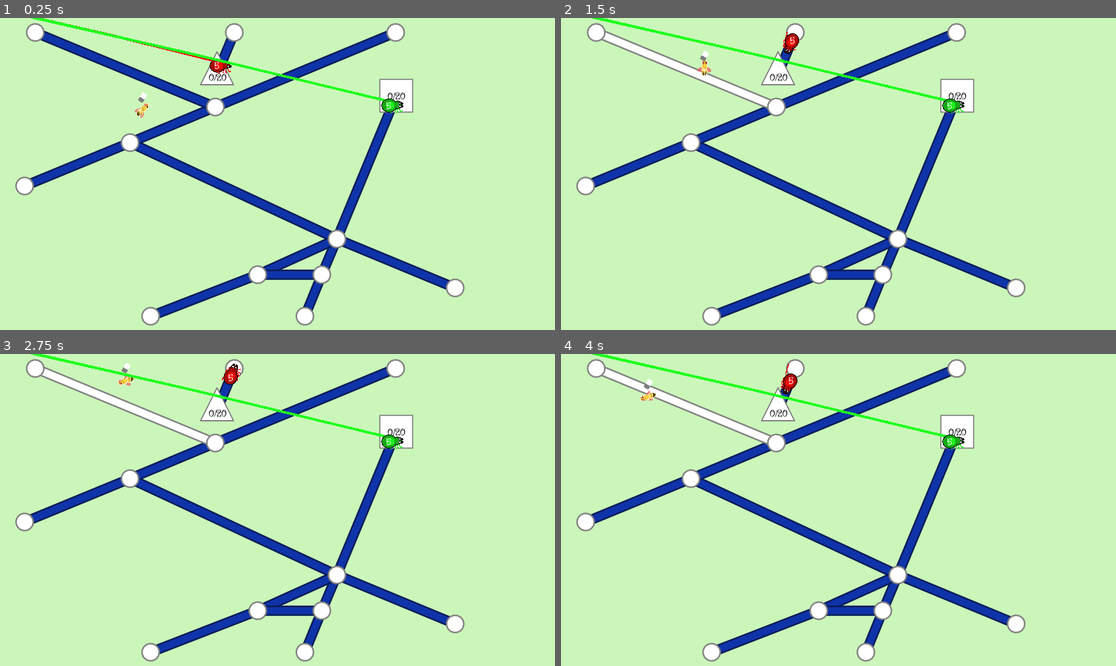
Above: before the commit, frames 1-4 (two rows, left to right).
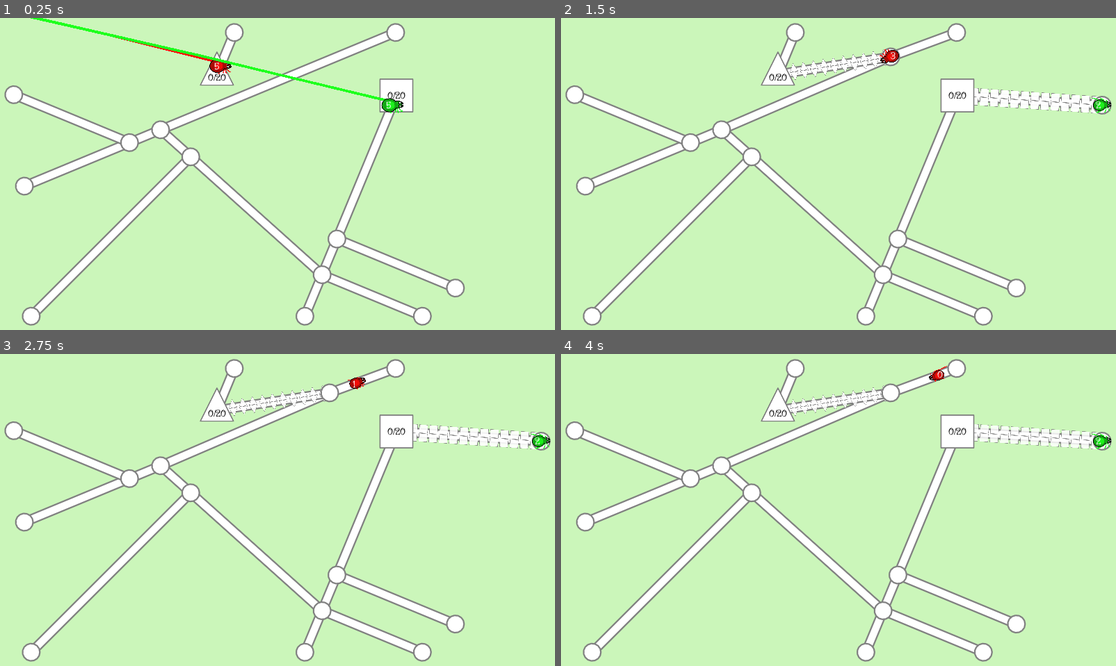
Above: after the commit, the same moments.

Repository: Pandaqi/Windowsilk
Game: Godot game, scene res://Main.tscn
Same seed, same stepped clock (60 frames per second), same inputs: the game is played once before the commit and once after it.
Inputs:
- Up to frame 1 (0.25 s): no input
- Up to frame 2 (1.5 s): tap Enter at 0.5 s; hold Right 0.53-1.28 s; tap T at 0.6 s; tap Space at 0.77, 1.07 s; hold Down from 1.28 s (still down); tap K at 1.35 s
- Up to frame 3 (2.75 s): tap Space at 1.52, 1.82 s; release Down at 2.03 s; hold Right from 2.03 s (still down); tap J at 2.1 s
- Up to frame 4 (4 s): release Right at 2.78 s; hold Up (ui_up) 2.78-3.53 s; tap H at 2.85 s; tap Space at 3.02, 3.32, 3.77 s; hold Left from 3.53 s (still down); tap U at 3.6 s

The runs differ from the first frame. In frame 1, 13% of the frame differs, in the area x 0-84%, y 0-99%; in frame 2, 15%; in frame 3, 15%, in the area x 0-100%, y 0-99%; in frame 4, 15%.

Commit message:
Better system for custom wings + crucial bug fixes

Diff:
--- a/scenes/entity.tscn
+++ b/scenes/entity.tscn
@@ -34,7 +34,6 @@
 [ext_resource path="res://scripts/entity_modules/module_worm.gd" type="Script" id=32]
 [ext_resource path="res://scripts/player_modules/module_respawner.gd" type="Script" id=33]
 [ext_resource path="res://scripts/player_modules/tracker_switcher.gd" type="Script" id=34]
-[ext_resource path="res://assets/wings.png" type="Texture" id=35]
 [ext_resource path="res://scripts/player_modules/module_wings.gd" type="Script" id=36]
 
 [sub_resource type="CircleShape2D" id=2]
@@ -72,90 +71,6 @@
 "values": [ Color( 1, 1, 1, 1 ), Color( 1, 1, 1, 0.270588 ) ]
 }
 
-[sub_resource type="Animation" id=8]
-length = 0.001
-tracks/0/type = "value"
-tracks/0/path = NodePath(".:scale")
-tracks/0/interp = 1
-tracks/0/loop_wrap = true
-tracks/0/imported = false
-tracks/0/enabled = true
-tracks/0/keys = {
-"times": PoolRealArray( 0 ),
-"transitions": PoolRealArray( 1 ),
-"update": 0,
-"values": [ Vector2( 1, 1 ) ]
-}
-tracks/1/type = "value"
-tracks/1/path = NodePath("L:rotation_degrees")
-tracks/1/interp = 1
-tracks/1/loop_wrap = true
-tracks/1/imported = false
-tracks/1/enabled = true
-tracks/1/keys = {
-"times": PoolRealArray( 0 ),
-"transitions": PoolRealArray( 1 ),
-"update": 0,
-"values": [ -45.0 ]
-}
-tracks/2/type = "value"
-tracks/2/path = NodePath("R:rotation_degrees")
-tracks/2/interp = 1
-tracks/2/loop_wrap = true
-tracks/2/imported = false
-tracks/2/enabled = true
-tracks/2/keys = {
-"times": PoolRealArray( 0 ),
-"transitions": PoolRealArray( 1 ),
-"update": 0,
-"values": [ 0.0 ]
-}
-
-[sub_resource type="Animation" id=10]
-resource_name = "WingCollapse"
-length = 0.5
-tracks/0/type = "value"
-tracks/0/path = NodePath("L:rotation_degrees")
-tracks/0/interp = 1
-tracks/0/loop_wrap = true
-tracks/0/imported = false
-tracks/0/enabled = true
-tracks/0/keys = {
-"times": PoolRealArray( 0, 0.5 ),
-"transitions": PoolRealArray( 1, 1 ),
-"update": 0,
-"values": [ 0.0, -45.0 ]
-}
-tracks/1/type = "value"
-tracks/1/path = NodePath("R:rotation_degrees")
-tracks/1/interp = 1
-tracks/1/loop_wrap = true
-tracks/1/imported = false
-tracks/1/enabled = true
-tracks/1/keys = {
-"times": PoolRealArray( 0, 0.5 ),
-"transitions": PoolRealArray( 1, 1 ),
-"update": 0,
-"values": [ 0.0, 45.0 ]
-}
-
-[sub_resource type="Animation" id=9]
-resource_name = "WingFlap"
-length = 0.4
-loop = true
-tracks/0/type = "value"
-tracks/0/path = NodePath(".:scale")
-tracks/0/interp = 1
-tracks/0/loop_wrap = true
-tracks/0/imported = false
-tracks/0/enabled = true
-tracks/0/keys = {
-"times": PoolRealArray( 0, 0.2 ),
-"transitions": PoolRealArray( 1, 1 ),
-"update": 0,
-"values": [ Vector2( 1, 1 ), Vector2( 1, 0.5 ) ]
-}
-
 [sub_resource type="CircleShape2D" id=3]
 radius = 112.207
 
@@ -221,36 +136,7 @@
 show_behind_parent = true
 script = ExtResource( 36 )
 
-[node name="L" type="Node2D" parent="Visuals/Wings"]
-position = Vector2( 9.43875, 0 )
-rotation = -0.785398
-
-[node name="L" type="Sprite" parent="Visuals/Wings/L"]
-position = Vector2( -1.91505, 4.04148 )
-rotation = 1.15192
-scale = Vector2( 0.33, 0.33 )
-texture = ExtResource( 35 )
-offset = Vector2( -66, 0 )
-hframes = 4
-vframes = 4
-
-[node name="R" type="Node2D" parent="Visuals/Wings"]
-position = Vector2( 9.43875, 0 )
-
-[node name="R" type="Sprite" parent="Visuals/Wings/R"]
-position = Vector2( -3.09489, -4.68936 )
-rotation = -1.15192
-scale = Vector2( 0.33, 0.33 )
-texture = ExtResource( 35 )
-offset = Vector2( -66, 0 )
-flip_v = true
-hframes = 4
-vframes = 4
-
-[node name="AnimationPlayer" type="AnimationPlayer" parent="Visuals/Wings"]
-anims/RESET = SubResource( 8 )
-anims/WingCollapse = SubResource( 10 )
-anims/WingFlap = SubResource( 9 )
+[node name="Tween" type="Tween" parent="Visuals/Wings"]
 
 [node name="Mover" type="Node2D" parent="."]
 script = ExtResource( 13 )
@@ -392,27 +278,27 @@
 [node name="Knockback" type="Node2D" parent="."]
 script = ExtResource( 29 )
 
+[connection signal="on_death" from="Status" to="Movement" method="_on_Status_on_death"]
 [connection signal="on_death" from="Status" to="Mover" method="_on_Status_on_death"]
 [connection signal="on_death" from="Status" to="Input" method="_on_Status_on_death"]
-[connection signal="on_death" from="Status" to="Movement" method="_on_Status_on_death"]
+[connection signal="on_death" from="Status" to="Collector" method="_on_Status_on_death"]
 [connection signal="on_death" from="Status" to="Trail" method="_on_Status_on_death"]
 [connection signal="on_death" from="Status" to="SilkReader" method="_on_Status_on_death"]
-[connection signal="on_death" from="Status" to="Collector" method="_on_Status_on_death"]
+[connection signal="on_revive" from="Respawner" to="Movement" method="_on_Respawner_on_revive"]
 [connection signal="on_revive" from="Respawner" to="Status" method="_on_Respawner_on_revive"]
 [connection signal="on_revive" from="Respawner" to="Mover" method="_on_Respawner_on_revive"]
 [connection signal="on_revive" from="Respawner" to="Input" method="_on_Respawner_on_revive"]
 [connection signal="on_revive" from="Respawner" to="Tracker" method="_on_Respawner_on_revive"]
-[connection signal="on_revive" from="Respawner" to="Movement" method="_on_Respawner_on_revive"]
+[connection signal="on_revive" from="Respawner" to="Collector" method="_on_Respawner_on_revive"]
 [connection signal="on_revive" from="Respawner" to="SilkReader" method="_on_Respawner_on_revive"]
-[connection signal="on_revive" from="Respawner" to="Collector" method="_on_Respawner_on_revive"]
 [connection signal="timeout" from="Respawner/Timer" to="Respawner" method="_on_Timer_timeout"]
-[connection signal="animation_finished" from="Visuals/Wings/AnimationPlayer" to="Visuals/Wings" method="_on_AnimationPlayer_animation_finished"]
+[connection signal="tween_all_completed" from="Visuals/Wings/Tween" to="Visuals/Wings" method="_on_Tween_tween_all_completed"]
 [connection signal="on_move_completed" from="Mover" to="Visuals/Worm" method="_on_Mover_on_move_completed"]
 [connection signal="on_move_completed" from="Mover" to="Movement/Stamina" method="_on_Mover_on_move_completed"]
 [connection signal="button_press" from="Input" to="Jumper" method="_on_Input_button_press"]
 [connection signal="button_release" from="Input" to="Jumper" method="_on_Input_button_release"]
+[connection signal="move_vec" from="Input" to="Jumper" method="_on_Input_move_vec"]
 [connection signal="move_vec" from="Input" to="Mover" method="_on_Movement_move_vec"]
-[connection signal="move_vec" from="Input" to="Jumper" method="_on_Input_move_vec"]
 [connection signal="on_jump_finished" from="Jumper" to="Movement/Jumper" method="_on_Jumper_on_jump_finished"]
 [connection signal="move_vec" from="Movement" to="Mover" method="_on_Movement_move_vec"]
 [connection signal="timeout" from="Movement/Shuffler/Timer" to="Movement/Shuffler" method="_on_Timer_timeout"]
--- /dev/null
+++ b/scenes/wings/regular_fruit_fly.tscn
@@ -0,0 +1,16 @@
+[gd_scene load_steps=2 format=2]
+
+[ext_resource path="res://assets/wings.png" type="Texture" id=1]
+
+[node name="Wing" type="Node2D"]
+
+[node name="L" type="Node2D" parent="."]
+position = Vector2( 9.43875, 0 )
+
+[node name="Sprite" type="Sprite" parent="L"]
+position = Vector2( 0.0692024, 0.0729747 )
+scale = Vector2( 0.33, 0.33 )
+texture = ExtResource( 1 )
+offset = Vector2( -66, 0 )
+hframes = 4
+vframes = 4
--- a/scripts/edge_modules/module_type.gd
+++ b/scripts/edge_modules/module_type.gd
@@ -15,7 +15,7 @@
 	set_to(all_types[randi() % all_types.size()])
 
 	# DEBUGGING
-	set_to('flight')
+	set_to('regular')
 
 func set_to(tp):
 	if too_short_for_terrain():
--- a/scripts/entities.gd
+++ b/scripts/entities.gd
@@ -25,8 +25,8 @@
 	available_types.erase("player_spider")
 
 	# DEBUGGING
-	available_types = ['regular_fruit_fly']
-	#return
+	#available_types = ['regular_fruit_fly']
+	return
 
 	precalculate_probabilities()
 	_on_Timer_timeout()
--- a/scripts/entity_modules/module_fly_movement.gd
+++ b/scripts/entity_modules/module_fly_movement.gd
@@ -59,27 +59,7 @@
 
 func custom_check_raycast(_entity_rc, web_rc):
 	if not web_rc.is_colliding(): return
-	get_stuck_in_edges(web_rc)
-	paint_edges(web_rc)
 	move_away_from_bounds(web_rc)
-
-func get_stuck_in_edges(web_rc):
-	var hit_body = web_rc.get_collider()
-	if not hit_body.is_in_group("Edges"): return
-
-	if not hit_body.m.boss.has_one(): return
-
-	# position it more nicely on the edge
-	# this just moves it forward until the RAYCAST doesn't see the edge anymore
-	# Alternative: ignore raycast when incapacitated, move by "0.5*body.m.body.get_thickness()"
-	body.move_and_collide(vec.normalized())
-	body.m.status.incapacitate()
-
-func paint_edges(web_rc):
-	var hit_body = web_rc.get_collider()
-	if not hit_body.is_in_group("Edges"): return
-
-	body.m.trail.paint_specific_edge(hit_body)
 
 func move_away_from_bounds(web_rc):
 	# if we're about to hit the edge of the screen, rotate ourselves randomly AWAY from the bound
--- a/scripts/entity_modules/module_status.gd
+++ b/scripts/entity_modules/module_status.gd
@@ -81,6 +81,7 @@
 
 	body.m.movement.disable()
 	body.m.mover.disable()
+	body.m.visuals.incapacitate()
 
 func die():
 	if is_dead: return
--- a/scripts/entity_modules/module_visuals.gd
+++ b/scripts/entity_modules/module_visuals.gd
@@ -30,6 +30,9 @@
 	else:
 		wings.disable()
 
+func incapacitate():
+	wings.incapacitate()
+
 func set_player_num(pnum):
 	player_num = pnum
 
--- a/scripts/globals/global_dict.gd
+++ b/scripts/globals/global_dict.gd
@@ -309,7 +309,9 @@
 			"color": Color(1.0, 242/255.0, 199/255.0)
 		},
 		"wings": {
-			"type": "fruit_fly"
+			"type": "regular_fruit_fly",
+			"min_rot": 0.1*PI,
+			"max_rot": 0.3*PI
 		}
 	},
 
--- a/scripts/player_modules/fly_tracker.gd
+++ b/scripts/player_modules/fly_tracker.gd
@@ -9,6 +9,9 @@
 
 var cur_edge
 var cur_point
+
+func is_active():
+	return (tracker_handler.active_module == self)
 
 func initialize(params):
 	params.avoid_web = true
@@ -31,17 +34,31 @@
 	cur_edge = e
 	tracker_handler.switcher.arrived_on_edge(e)
 
+	paint_trail()
+	handle_getting_stuck()
+
+func paint_trail():
+	body.m.trail.paint_specific_edge(cur_edge)
+
+func handle_getting_stuck():
+	if not cur_edge.m.boss.has_one(): return
+	body.m.status.incapacitate()
+
 func arrived_on_point(p):
 	cur_point = p
 	tracker_handler.switcher.arrived_on_point(p)
 
 func _on_Area2D_body_entered(other_body):
+	if not is_active(): return
+
 	if other_body.is_in_group("Edges"):
 		arrived_on_edge(other_body)
 	elif other_body.is_in_group("Points"):
 		arrived_on_point(other_body)
 
 func _on_Area2D_body_exited(other_body):
+	if not is_active(): return
+
 	if other_body == cur_edge:
 		cur_edge = null
 	elif other_body == cur_point:
--- a/scripts/player_modules/module_wings.gd
+++ b/scripts/player_modules/module_wings.gd
@@ -1,33 +1,116 @@
 extends Node2D
 
-onready var anim_player = $AnimationPlayer
+const COLLAPSE_DUR : float = 0.5
+const FLAP_DUR : float = 0.2
+const WING_FLAP_SCALE : float = 0.5
+
+onready var tween = $Tween
 var planned_animation = null
 
 var active : bool = false
+var data
+
+var wingL
+var wingR
 
 func disable():
 	set_visible(false)
 	active = false
 
-# TO DO: do something with the data
-func initialize(data):
-	pass
+# TO DO: This is just the same as disable() ... but not sure if it SHOULD be that way
+func incapacitate():
+	set_visible(false)
+	active = false
+
+func initialize(new_data):
+	data = new_data
+
+	if not data.has('min_rot'):
+		data.min_rot = 0.1*PI
+	if not data.has('max_rot'):
+		data.max_rot = 0.35*PI
+
+	create_both_wings()
 
 	active = true
 	set_visible(true)
+
+func create_both_wings():
+	var scene = load("res://scenes/wings/" + data.type + ".tscn").instance()
+
+	wingL = scene.get_node("L")
+	wingL.get_parent().remove_child(wingL)
+
+	wingR = wingL.duplicate(true)
+	wingR.position.y *= -1
+	wingR.get_node("Sprite").flip_v = true
+
+	add_child(wingL)
+	add_child(wingR)
 
 func on_move_type_changed(new_type):
 	if not active: return
 
 	if new_type == "web":
-		anim_player.play("WingCollapse")
-		planned_animation = null
+		play_wing_collapse()
 	else:
-		anim_player.play_backwards("WingCollapse")
-		planned_animation = "WingFlap"
+		play_wing_unfold()
 
-func _on_AnimationPlayer_animation_finished(anim_name):
+func play_wing_collapse():
+	tween.interpolate_property(wingL, "rotation",
+		data.max_rot, data.min_rot, COLLAPSE_DUR,
+		Tween.TRANS_LINEAR, Tween.EASE_OUT)
+
+	tween.interpolate_property(wingR, "rotation",
+		-data.max_rot, -data.min_rot, COLLAPSE_DUR,
+		Tween.TRANS_LINEAR, Tween.EASE_OUT)
+
+	tween.start()
+
+	planned_animation = null
+
+func play_wing_unfold():
+	tween.interpolate_property(wingL, "rotation",
+		data.min_rot, data.max_rot, COLLAPSE_DUR,
+		Tween.TRANS_LINEAR, Tween.EASE_OUT)
+
+	tween.interpolate_property(wingR, "rotation",
+		-data.min_rot, -data.max_rot, COLLAPSE_DUR,
+		Tween.TRANS_LINEAR, Tween.EASE_OUT)
+
+	tween.start()
+
+	planned_animation = "WingFlap"
+
+func play_wing_flap():
+	var start_scale = Vector2(1,1)
+	var end_scale = Vector2(1, WING_FLAP_SCALE)
+	if data.has('flap_scale'): end_scale.y = data.flap_scale
+
+	var dur = FLAP_DUR
+	if data.has('flap_dur'): dur = data.flap_dur
+
+	wingL.set_rotation(data.max_rot)
+	wingR.set_rotation(-data.max_rot)
+
+	tween.interpolate_property(self, "scale",
+		start_scale, end_scale, dur,
+		Tween.TRANS_LINEAR, Tween.EASE_OUT)
+
+	tween.interpolate_property(self, "scale",
+		end_scale, start_scale, dur,
+		Tween.TRANS_LINEAR, Tween.EASE_OUT,
+		dur)
+
+	tween.start()
+
+	planned_animation = "WingFlap"
+
+func _on_Tween_tween_all_completed():
 	if not planned_animation: return
 
-	anim_player.play(planned_animation)
+	var anim_key = planned_animation
 	planned_animation = null
+
+	if anim_key == "WingFlap":
+		play_wing_flap()
--- a/scripts/player_modules/web_tracker.gd
+++ b/scripts/player_modules/web_tracker.gd
@@ -165,6 +165,9 @@
 
 	recalculate_dist_to_extremes()
 
+	print("ARRIVED ON POINT")
+	print(p)
+
 	tracker_handler.emit_signal("arrived_on_point", p)
 
 func die():
--- a/scripts/web_modules/module_edges.gd
+++ b/scripts/web_modules/module_edges.gd
@@ -45,8 +45,11 @@
 		'dont_create_new_edges': params.dont_create_new_edges
 	}
 
-	var res = shoot_raycast(data)
-	if not res: return data
+	# We shoot three raycasts: one straight ahead, one just to the left, one just to the right
+	# This prevents us from _narrowly_ missing an obvious landing spot
+	var res = shoot_three_raycasts(data)
+	if not res:
+		return data
 
 	snap_to_existing_point(data, 'from')
 	snap_to_existing_point(data, 'to')
@@ -93,32 +96,66 @@
 
 	return data
 
+func shoot_three_raycasts(data):
+	var froms = [data.from]
+	var old_from = data.from
+	var ortho_dir = data.dir.normalized().rotated(0.5*PI)
+	var offset = 15.0
+
+	var res = shoot_raycast(data)
+
+	data.from = old_from + ortho_dir * offset
+	froms.append(data.from)
+	var resL = shoot_raycast(data)
+
+	data.from = old_from - ortho_dir * offset
+	froms.append(data.from)
+	var resR = shoot_raycast(data)
+
+	var results = [res, resL, resR]
+	var best_result = -1
+	var best_dist = INF
+
+	for i in range(3):
+		if not results[i]: continue
+
+		var dist = (results[i].collider.position - old_from).length()
+		if dist < best_dist:
+			best_dist = dist
+			best_result = i
+
+	if best_result < 0: return false
+
+	print("BEST RESULT")
+	print(best_result)
+
+	data.result = results[best_result]
+	data.from = froms[best_result]
+	data.to_edge = data.result.collider
+
+	# DEBUGGING: is this actually a good idea/necessary?
+	var compensate_for_imprecision = 0.5*data.dir.normalized()*GlobalDict.cfg.line_thickness
+	if data.to_edge.is_in_group("Bounds"): compensate_for_imprecision = Vector2.ZERO
+
+	data.to = data.result.position + compensate_for_imprecision
+
+	return true
+
 func shoot_raycast(data):
 	var space_state = get_world_2d().direct_space_state
 
 	var dir = data.dir.normalized()
 	var epsilon = dir*1.0
-	var max_dist = data.max_dist
 
 	var from = data.from + epsilon
-	var to = from + dir*max_dist
+	var to = from + dir*data.max_dist
 
 	var col_layer = 1
 
 	# check where we should land
 	# the edges of the map always have bounds, so we always stop at the edge (if we hit nothing else)
-	data.result = space_state.intersect_ray(from, to, data.exclude, col_layer)
-	if not data.result: return false
-
-	data.from = from
-	data.to_edge = data.result.collider
-
-	# DEBUGGING: is this actually a good idea/necessary?
-	var compensate_for_imprecision = 0.5*dir*GlobalDict.cfg.line_thickness
-	if data.to_edge.is_in_group("Bounds"): compensate_for_imprecision = Vector2.ZERO
-
-	data.to = data.result.position + compensate_for_imprecision
-	return true
+	var result = space_state.intersect_ray(from, to, data.exclude, col_layer)
+	return result
 
 func snap_to_existing_point(data, key):
 	var pos = data[key]
Not shown: 2 places in scenes/entity.tscn that only renumber resources
Not shown, changed: non_game/[Idea] Game Off (2021).docx
